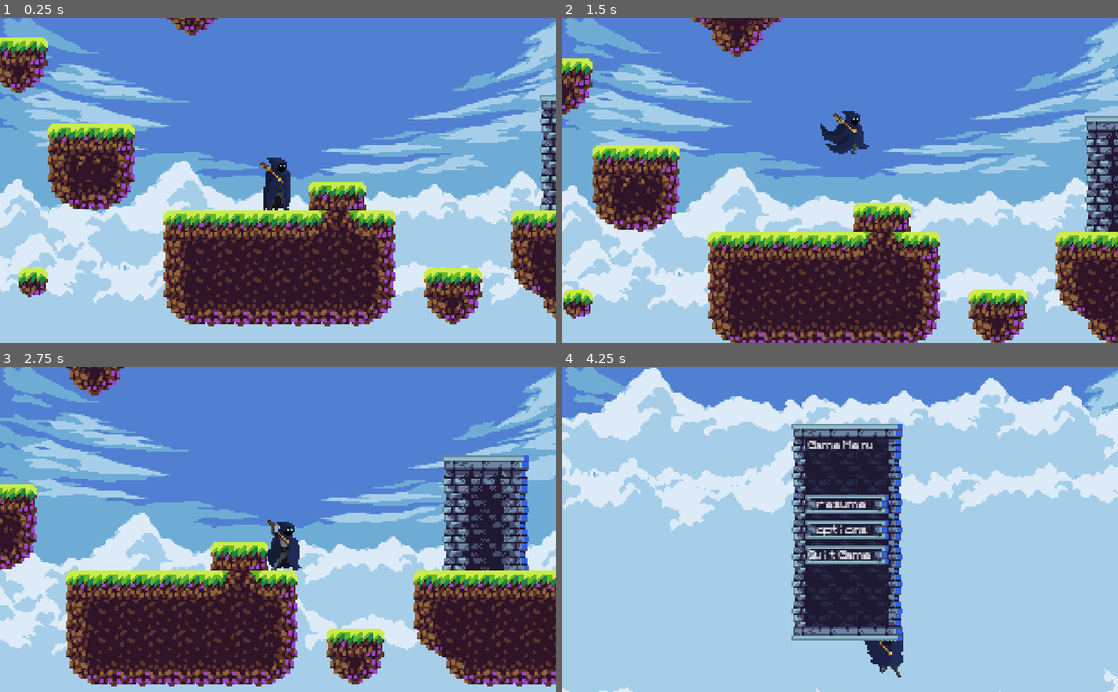
Above: before the commit, frames 1-4 (two rows, left to right).
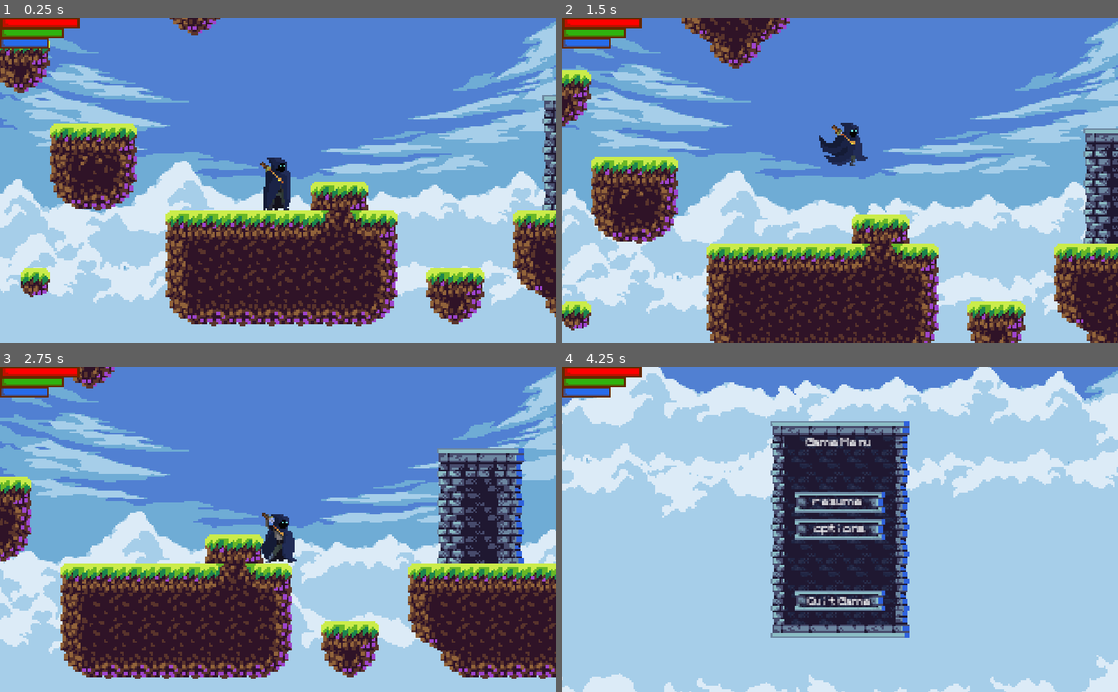
Above: after the commit, the same moments.

Repository: joaorech/Game-Project
Game: Godot game, scene res://scenes/World.tscn
Two runs of this game, one before a commit and one after it. Both use one fixed random seed, a clock stepped at 60 frames per second and the inputs below.
Inputs:
- Up to frame 1 (0.25 s): no input
- Up to frame 2 (1.5 s): hold Right (Right) from 0.53 s (still down); tap Z (Attack) at 0.6 s; tap Up (Jump) at 0.77, 0.8, 1.07, 1.35 s
- Up to frame 3 (2.75 s): tap Up (Jump) at 1.52, 1.82, 2.3 s; tap Z (Attack) at 1.55, 2.1 s; release Right (Right) at 2.03 s; hold Left (Left) from 2.03 s (still down)
- Up to frame 4 (4.25 s): release Left (Left) at 2.78 s; hold Right (Right) from 2.78 s (still down); tap Z (Attack) at 2.85 s; tap Up (Jump) at 3.02, 3.32, 3.6, 3.77, 4.07 s; tap Escape (Game Menu) at 4.15 s

The runs differ from the first frame. In frame 1, 13% of the frame differs, in the area x 0-100%, y 0-95%; in frame 2, 25%; in frame 3, 25%; in frame 4, 29%, in the area x 0-100%, y 0-100%.

Commit message:
Adapted Character Hud + started Character Sheet

Diff:
--- a/scenes/Character.tscn
+++ b/scenes/Character.tscn
@@ -1,13 +1,10 @@
-[gd_scene load_steps=24 format=2]
+[gd_scene load_steps=22 format=2]
 
 [ext_resource path="res://images/character/Rogue/Rogue-sheet.png" type="Texture" id=1]
 [ext_resource path="res://scripts/Character.gd" type="Script" id=2]
 [ext_resource path="res://images/tileset/BG1.png" type="Texture" id=3]
 [ext_resource path="res://images/tileset/BG3.png" type="Texture" id=4]
 [ext_resource path="res://images/tileset/BG2.png" type="Texture" id=5]
-[ext_resource path="res://images/Effects/hp_progress_white.png" type="Texture" id=6]
-[ext_resource path="res://images/Effects/hp_top.png" type="Texture" id=7]
-
 
 [sub_resource type="CapsuleShape2D" id=1]
 
@@ -415,7 +412,7 @@
 current = true
 zoom = Vector2( 0.3, 0.3 )
 smoothing_enabled = true
-smoothing_speed = 4.0
+smoothing_speed = 7.0
 
 [node name="CanvasLayer" type="CanvasLayer" parent="Camera2D"]
 layer = -2
@@ -499,32 +496,5 @@
 rotation = 1.5708
 shape = SubResource( 16 )
 disabled = true
-
-[node name="Hp_bar" type="TextureProgress" parent="."]
-margin_left = -14.5
-margin_top = -25.0
-margin_right = 15.5
-margin_bottom = -19.0
-value = 100.0
-texture_under = ExtResource( 6 )
-texture_over = ExtResource( 7 )
-texture_progress = ExtResource( 6 )
-tint_under = Color( 0.235294, 0.235294, 0.235294, 1 )
-tint_progress = Color( 0.188235, 0.705882, 0.0588235, 1 )
-nine_patch_stretch = true
-__meta__ = {
-"_edit_use_anchors_": false
-}
-
-[node name="Hp_bar_timer" type="Timer" parent="Hp_bar"]
-wait_time = 3.0
-one_shot = true
-
-[node name="Tween" type="Tween" parent="Hp_bar"]
-
-[node name="Hp_regen" type="Timer" parent="Hp_bar"]
-autostart = true
 [connection signal="animation_finished" from="AnimationPlayer" to="." method="_on_AnimationPlayer_animation_finished"]
 [connection signal="body_entered" from="AttackArea" to="." method="_on_AttackArea_body_entered"]
-[connection signal="timeout" from="Hp_bar/Hp_bar_timer" to="." method="_on_Hp_timer_timeout"]
-[connection signal="timeout" from="Hp_bar/Hp_regen" to="." method="_on_Hp_regen_timeout"]
--- /dev/null
+++ b/scenes/CharacterSheet.tscn
@@ -0,0 +1,35 @@
+[gd_scene load_steps=2 format=2]
+
+[ext_resource path="res://images/UI/menu_background.png" type="Texture" id=1]
+
+[node name="CharacterSheet" type="Control"]
+anchor_right = 1.0
+anchor_bottom = 1.0
+__meta__ = {
+"_edit_use_anchors_": false
+}
+
+[node name="NinePatchRect" type="NinePatchRect" parent="."]
+anchor_right = 1.0
+anchor_bottom = 1.0
+texture = ExtResource( 1 )
+patch_margin_left = 8
+patch_margin_top = 8
+patch_margin_right = 8
+patch_margin_bottom = 8
+axis_stretch_horizontal = 2
+axis_stretch_vertical = 2
+__meta__ = {
+"_edit_use_anchors_": false
+}
+
+[node name="HBoxContainer" type="HBoxContainer" parent="."]
+anchor_right = 1.0
+anchor_bottom = 1.0
+margin_left = 8.0
+margin_top = 8.0
+margin_right = -8.0
+margin_bottom = -8.0
+__meta__ = {
+"_edit_use_anchors_": false
+}
--- a/scenes/GameMenu.tscn
+++ /dev/null
@@ -1,102 +0,0 @@
-[gd_scene load_steps=4 format=2]
-
-[ext_resource path="res://images/UI/menu_background.png" type="Texture" id=1]
-[ext_resource path="res://fonts/pkm_usedfont.tres" type="DynamicFont" id=2]
-[ext_resource path="res://images/UI/button.png" type="Texture" id=3]
-
-[node name="GameMenu" type="Control"]
-margin_right = 64.0
-margin_bottom = 128.0
-rect_scale = Vector2( 3.2, 3.125 )
-__meta__ = {
-"_edit_use_anchors_": false
-}
-
-[node name="NinePatchRect" type="NinePatchRect" parent="."]
-anchor_right = 1.0
-anchor_bottom = 1.0
-texture = ExtResource( 1 )
-patch_margin_left = 8
-patch_margin_top = 8
-patch_margin_right = 8
-patch_margin_bottom = 8
-__meta__ = {
-"_edit_use_anchors_": false
-}
-
-[node name="VBoxContainer" type="VBoxContainer" parent="."]
-anchor_right = 1.0
-anchor_bottom = 1.0
-margin_left = 8.0
-margin_top = 12.0
-margin_right = -8.0
-__meta__ = {
-"_edit_use_anchors_": false
-}
-
-[node name="Label2" type="Label" parent="VBoxContainer"]
-margin_right = 48.0
-margin_bottom = 7.0
-custom_fonts/font = ExtResource( 2 )
-text = " Game Menu"
-valign = 1
-
-[node name="MarginContainer" type="MarginContainer" parent="VBoxContainer"]
-margin_top = 11.0
-margin_right = 48.0
-margin_bottom = 28.0
-rect_min_size = Vector2( 0, 17 )
-
-[node name="Resume" type="TextureButton" parent="VBoxContainer"]
-margin_top = 32.0
-margin_right = 48.0
-margin_bottom = 43.0
-texture_normal = ExtResource( 3 )
-stretch_mode = 2
-
-[node name="Label" type="Label" parent="VBoxContainer/Resume"]
-margin_right = 40.0
-margin_bottom = 14.0
-custom_fonts/font = ExtResource( 2 )
-text = "  resume"
-align = 1
-valign = 1
-__meta__ = {
-"_edit_use_anchors_": false
-}
-
-[node name="Options" type="TextureButton" parent="VBoxContainer"]
-margin_top = 47.0
-margin_right = 48.0
-margin_bottom = 58.0
-texture_normal = ExtResource( 3 )
-stretch_mode = 2
-
-[node name="Label" type="Label" parent="VBoxContainer/Options"]
-margin_right = 40.0
-margin_bottom = 14.0
-custom_fonts/font = ExtResource( 2 )
-text = " options"
-align = 1
-valign = 1
-__meta__ = {
-"_edit_use_anchors_": false
-}
-
-[node name="Quit" type="TextureButton" parent="VBoxContainer"]
-margin_top = 94.0
-margin_right = 48.0
-margin_bottom = 73.0
-texture_normal = ExtResource( 3 )
-stretch_mode = 2
-
-[node name="Label" type="Label" parent="VBoxContainer/Quit"]
-margin_right = 40.0
-margin_bottom = 14.0
-custom_fonts/font = ExtResource( 2 )
-text = "Quit Game"
-align = 1
-valign = 1
-__meta__ = {
-"_edit_use_anchors_": false
-}
--- a/scenes/Skeleton.tscn
+++ b/scenes/Skeleton.tscn
@@ -8,7 +8,6 @@
 [ext_resource path="res://images/Effects/hp_top.png" type="Texture" id=6]
 [ext_resource path="res://images/character/Skeleton/Skeleton Walk.png" type="Texture" id=7]
 [ext_resource path="res://images/character/Skeleton/Skeleton Attack.png" type="Texture" id=8]
-
 
 [sub_resource type="RectangleShape2D" id=1]
 extents = Vector2( 7.56525, 16 )
@@ -227,6 +226,7 @@
 shape = SubResource( 1 )
 
 [node name="Attack" type="CollisionShape2D" parent="AttackArea"]
+visible = false
 position = Vector2( 0, 12 )
 shape = SubResource( 8 )
 disabled = true
--- a/scenes/TileSet.tscn
+++ b/scenes/TileSet.tscn
@@ -2,8 +2,6 @@
 
 [ext_resource path="res://scenes/Tileset2.tres" type="TileSet" id=1]
 [ext_resource path="res://scenes/Tileset.tres" type="TileSet" id=2]
-
-
 
 [node name="TileSet" type="Node2D"]
 
--- a/scenes/World.tscn
+++ b/scenes/World.tscn
@@ -1,15 +1,20 @@
-[gd_scene load_steps=5 format=2]
+[gd_scene load_steps=11 format=2]
 
 [ext_resource path="res://scenes/Character.tscn" type="PackedScene" id=1]
 [ext_resource path="res://scenes/Skeleton.tscn" type="PackedScene" id=2]
 [ext_resource path="res://scenes/TileSet.tscn" type="PackedScene" id=3]
-[ext_resource path="res://scenes/GameMenu.tscn" type="PackedScene" id=4]
+[ext_resource path="res://fonts/pkm_usedfont.tres" type="DynamicFont" id=4]
+[ext_resource path="res://images/UI/menu_background.png" type="Texture" id=5]
+[ext_resource path="res://images/UI/button.png" type="Texture" id=6]
+[ext_resource path="res://scripts/GUI.gd" type="Script" id=7]
+[ext_resource path="res://images/UI/button_pressed.png" type="Texture" id=8]
+[ext_resource path="res://images/Effects/hp_progress_white.png" type="Texture" id=9]
+[ext_resource path="res://images/Effects/hp_top.png" type="Texture" id=10]
 
 [node name="World" type="Node2D"]
-position = Vector2( -1.04401, 0.399002 )
 
 [node name="Character" parent="." instance=ExtResource( 1 )]
-position = Vector2( 351.281, 239.384 )
+position = Vector2( 350.04, 239.533 )
 z_index = 1
 
 [node name="TileSet" parent="." instance=ExtResource( 3 )]
@@ -27,14 +32,214 @@
 position = Vector2( 252.816, 1328.68 )
 
 [node name="GUI" type="CanvasLayer" parent="."]
-
-[node name="GameMenu" parent="GUI" instance=ExtResource( 4 )]
+script = ExtResource( 7 )
+
+[node name="GameMenu" type="Control" parent="GUI"]
 visible = false
-anchor_left = 0.413
-anchor_top = 0.176
-anchor_right = 0.413
-anchor_bottom = 0.176
-margin_left = -0.256927
-margin_top = -0.202568
-margin_right = 63.7431
-margin_bottom = 127.797
+anchor_left = 0.5
+anchor_top = 0.5
+anchor_right = 0.5
+anchor_bottom = 0.5
+margin_left = -40.0
+margin_top = -64.0
+margin_right = 40.0
+margin_bottom = 64.0
+rect_scale = Vector2( 3.2, 3.125 )
+rect_pivot_offset = Vector2( 40, 64 )
+__meta__ = {
+"_edit_use_anchors_": false
+}
+
+[node name="NinePatchRect" type="NinePatchRect" parent="GUI/GameMenu"]
+anchor_right = 1.0
+anchor_bottom = 1.0
+texture = ExtResource( 5 )
+patch_margin_left = 8
+patch_margin_top = 8
+patch_margin_right = 8
+patch_margin_bottom = 8
+axis_stretch_horizontal = 1
+axis_stretch_vertical = 2
+__meta__ = {
+"_edit_use_anchors_": false
+}
+
+[node name="VBoxContainer" type="VBoxContainer" parent="GUI/GameMenu"]
+anchor_right = 1.0
+anchor_bottom = 1.0
+margin_left = 14.0
+margin_top = 12.0
+margin_right = -14.0
+margin_bottom = -12.0
+__meta__ = {
+"_edit_use_anchors_": false
+}
+
+[node name="GameMenu" type="Label" parent="GUI/GameMenu/VBoxContainer"]
+margin_right = 52.0
+margin_bottom = 7.0
+custom_fonts/font = ExtResource( 4 )
+text = "Game Menu"
+align = 1
+valign = 1
+
+[node name="MarginContainer" type="MarginContainer" parent="GUI/GameMenu/VBoxContainer"]
+margin_top = 11.0
+margin_right = 52.0
+margin_bottom = 28.0
+rect_min_size = Vector2( 0, 17 )
+
+[node name="Resume" type="TextureButton" parent="GUI/GameMenu/VBoxContainer"]
+margin_top = 32.0
+margin_right = 52.0
+margin_bottom = 44.0
+texture_normal = ExtResource( 6 )
+texture_pressed = ExtResource( 8 )
+
+[node name="Label" type="Label" parent="GUI/GameMenu/VBoxContainer/Resume"]
+anchor_right = 1.0
+anchor_bottom = 1.0
+margin_left = -1.0
+margin_top = 1.0
+margin_right = -1.0
+margin_bottom = 1.0
+custom_fonts/font = ExtResource( 4 )
+text = "resume"
+align = 1
+valign = 1
+__meta__ = {
+"_edit_use_anchors_": false
+}
+
+[node name="Options" type="TextureButton" parent="GUI/GameMenu/VBoxContainer"]
+margin_top = 48.0
+margin_right = 52.0
+margin_bottom = 60.0
+texture_normal = ExtResource( 6 )
+texture_pressed = ExtResource( 8 )
+
+[node name="Label" type="Label" parent="GUI/GameMenu/VBoxContainer/Options"]
+anchor_right = 1.0
+anchor_bottom = 1.0
+margin_top = 1.0
+margin_bottom = 1.0
+custom_fonts/font = ExtResource( 4 )
+text = "options"
+align = 1
+valign = 1
+__meta__ = {
+"_edit_use_anchors_": false
+}
+
+[node name="MarginContainer2" type="MarginContainer" parent="GUI/GameMenu/VBoxContainer"]
+margin_top = 64.0
+margin_right = 52.0
+margin_bottom = 86.0
+rect_min_size = Vector2( 0, 22 )
+
+[node name="QuitGame" type="TextureButton" parent="GUI/GameMenu/VBoxContainer"]
+margin_top = 90.0
+margin_right = 52.0
+margin_bottom = 102.0
+texture_normal = ExtResource( 6 )
+texture_pressed = ExtResource( 8 )
+__meta__ = {
+"_edit_use_anchors_": false
+}
+
+[node name="Label" type="Label" parent="GUI/GameMenu/VBoxContainer/QuitGame"]
+anchor_right = 1.0
+anchor_bottom = 1.0
+margin_top = 2.0
+margin_bottom = 2.0
+custom_fonts/font = ExtResource( 4 )
+text = "Quit Game"
+align = 1
+valign = 1
+__meta__ = {
+"_edit_use_anchors_": false
+}
+
+[node name="CharacterHud" type="Control" parent="GUI"]
+margin_right = 46.0
+margin_bottom = 18.0
+rect_scale = Vector2( 3.2, 3.125 )
+__meta__ = {
+"_edit_use_anchors_": false
+}
+
+[node name="Hp_bar" type="TextureProgress" parent="GUI/CharacterHud"]
+margin_right = 46.0
+margin_bottom = 6.0
+rect_min_size = Vector2( 46, 6 )
+value = 100.0
+texture_under = ExtResource( 9 )
+texture_over = ExtResource( 10 )
+texture_progress = ExtResource( 9 )
+tint_under = Color( 0.235294, 0.235294, 0.235294, 1 )
+tint_progress = Color( 1, 0, 0, 1 )
+nine_patch_stretch = true
+__meta__ = {
+"_edit_use_anchors_": false
+}
+
+[node name="Hp_bar_timer" type="Timer" parent="GUI/CharacterHud/Hp_bar"]
+wait_time = 3.0
+one_shot = true
+
+[node name="Tween" type="Tween" parent="GUI/CharacterHud/Hp_bar"]
+
+[node name="Hp_regen" type="Timer" parent="GUI/CharacterHud/Hp_bar"]
+autostart = true
+
+[node name="Energy_bar" type="TextureProgress" parent="GUI/CharacterHud"]
+margin_top = 6.0
+margin_right = 37.0
+margin_bottom = 12.0
+rect_min_size = Vector2( 0, 6 )
+value = 100.0
+texture_under = ExtResource( 9 )
+texture_over = ExtResource( 10 )
+texture_progress = ExtResource( 9 )
+tint_under = Color( 0.235294, 0.235294, 0.235294, 1 )
+tint_progress = Color( 0.188235, 0.705882, 0.0588235, 1 )
+nine_patch_stretch = true
+__meta__ = {
+"_edit_use_anchors_": false
+}
+
+[node name="Energy_bar_timer" type="Timer" parent="GUI/CharacterHud/Energy_bar"]
+wait_time = 3.0
+one_shot = true
+
+[node name="Tween" type="Tween" parent="GUI/CharacterHud/Energy_bar"]
+
+[node name="Energy_regen" type="Timer" parent="GUI/CharacterHud/Energy_bar"]
+autostart = true
+
+[node name="Mana_bar" type="TextureProgress" parent="GUI/CharacterHud"]
+margin_top = 12.0
+margin_right = 28.0
+margin_bottom = 18.0
+rect_min_size = Vector2( 0, 6 )
+value = 100.0
+texture_under = ExtResource( 9 )
+texture_over = ExtResource( 10 )
+texture_progress = ExtResource( 9 )
+tint_under = Color( 0.235294, 0.235294, 0.235294, 1 )
+tint_progress = Color( 0.156863, 0.423529, 0.921569, 1 )
+nine_patch_stretch = true
+__meta__ = {
+"_edit_use_anchors_": false
+}
+
+[node name="Mana_bar_timer" type="Timer" parent="GUI/CharacterHud/Mana_bar"]
+wait_time = 3.0
+one_shot = true
+
+[node name="Tween" type="Tween" parent="GUI/CharacterHud/Mana_bar"]
+
+[node name="Mana_regen" type="Timer" parent="GUI/CharacterHud/Mana_bar"]
+autostart = true
+[connection signal="pressed" from="GUI/GameMenu/VBoxContainer/Resume" to="GUI" method="_on_Resume_pressed"]
+[connection signal="pressed" from="GUI/GameMenu/VBoxContainer/QuitGame" to="GUI" method="_on_QuitGame_pressed"]
--- a/scripts/Character.gd
+++ b/scripts/Character.gd
@@ -1,8 +1,19 @@
 extends KinematicBody2D
 
-onready var hp_bar = get_node("Hp_bar")
-onready var hp_timer = get_node("Hp_bar/Hp_bar_timer")
-onready var hp_tween = get_node("Hp_bar/Tween")
+onready var hp_bar = get_parent().get_node("GUI/CharacterHud/Hp_bar")
+onready var hp_timer = get_parent().get_node("GUI/CharacterHud/Hp_bar/Hp_bar_timer")
+onready var hp_tween = get_parent().get_node("GUI/CharacterHud/Hp_bar/Tween")
+
+onready var energy_bar = get_parent().get_node("GUI/CharacterHud/Energy_bar")
+onready var energy_timer = get_parent().get_node("GUI/CharacterHud/Energy_bar/Energy_bar_timer")
+onready var energy_tween = get_parent().get_node("GUI/CharacterHud/Energy_bar/Tween")
+
+onready var mana_bar = get_parent().get_node("GUI/CharacterHud/Mana_bar")
+onready var mana_timer = get_parent().get_node("GUI/CharacterHud/Mana_bar/Mana_bar_timer")
+onready var mana_tween = get_parent().get_node("GUI/CharacterHud/Mana_bar/Tween")
+
+onready var gui = get_parent().get_node("GUI")
+
 
 var up = Vector2(0, -1)
 var gravity = 20
@@ -24,6 +35,15 @@
 var currenthealth
 var hp_percentage
 var hurted = false
+var dead = false
+
+var maxenergy = 100
+var currentenergy
+var energy_percentage
+
+var maxmana = 100
+var currentmana
+var mana_percentage
 
 var dashing = false
 
@@ -31,11 +51,23 @@
 
 
 func _ready():
+	add_to_group("Players")
+
 	currenthealth = maxhealth
-	add_to_group("Players")
 	hpBarUpdate()
-	hp_bar.hide()
-
+
+	currentenergy = maxenergy
+	energyBarUpdate()
+
+	currentmana = maxmana
+	manaBarUpdate()
+
+
+func _process(delta):
+	if Input.is_action_just_pressed("Game Menu"):
+		gui.game_menu_on = true
+	if dead:
+		get_parent().get_tree().change_scene("res://scenes/World.tscn")
 
 
 # warning-ignore:unused_argument
@@ -46,62 +78,60 @@
 	else:
 		$Sprite.scale.x = 1
 
-	motion.y += gravity
-	if motion.y > maxfallspeed:
-		motion.y = maxfallspeed
-
-	if !attacking && !hurted && !dashing:
-		motion.x = clamp(motion.x, -maxspeed, maxspeed)
-	else:
-		motion.x = clamp(motion.x, -dashspeed, dashspeed)
-
-
-	if Input.is_action_pressed("Right") && !attacking && !hurted && !dashing:
-		motion.x += accel
-		facing_right = true
-		$AnimationPlayer.play("Walk")
-	elif Input.is_action_pressed("Left") && !attacking && !hurted && !dashing:
-		motion.x -= accel
-		facing_right = false
-		$AnimationPlayer.play("Walk")
-	elif !attacking && !hurted && !dashing:
-		motion.x = lerp(motion.x, 0, 0.15)
-		$AnimationPlayer.play("Idle")
-	else:
-		motion.x = lerp(motion.x, 0, 0.3)
-
-	if is_on_floor():
-		if Input.is_action_just_pressed("Jump") && !attacking && !hurted:
-			motion.y = -jumpforce
-			motion.x = lerp(motion.x, 0, 0.2)
-
-	if !is_on_floor() && !attacking && !hurted && !dashing:
-		if motion.y > 1:
-			$AnimationPlayer.play("Fall")
-		elif motion.y < 0:
-			$AnimationPlayer.play("Jump")
-
-	if Input.is_action_just_pressed("Attack") && attackcombo == 1 && !hurted && !dashing:
-		attacking = true
-		$AnimationPlayer.play("Attack")
-		attackcombo += 1
-	elif Input.is_action_just_pressed("Attack") && attackcombo == 2 && !hurted && !dashing:
-		attacking = true
-		$AnimationPlayer.queue("Attack 2")
-		attackcombo += 1
-	elif Input.is_action_just_pressed("Attack") && attackcombo == 3 && !hurted && !dashing:
-		attacking = true
-		$AnimationPlayer.queue("Attack 3")
-		attackcombo = 0
-
-	if Input.is_action_just_pressed("Dash Forward") && !hurted && !attacking:
-		dashing = true
-		$AnimationPlayer.play("Dash Forward")
-
-	if Input.is_action_just_pressed("Game Menu"):
-		get_parent().get_node("GUI/GameMenu").show()
-
-	motion = move_and_slide(motion, up)
+	if !gui.game_menu_on:
+		motion.y += gravity
+		if motion.y > maxfallspeed:
+			motion.y = maxfallspeed
+
+		if !attacking && !hurted && !dashing:
+			motion.x = clamp(motion.x, -maxspeed, maxspeed)
+		else:
+			motion.x = clamp(motion.x, -dashspeed, dashspeed)
+
+
+		if Input.is_action_pressed("Right") && !attacking && !hurted && !dashing:
+			motion.x += accel
+			facing_right = true
+			$AnimationPlayer.play("Walk")
+		elif Input.is_action_pressed("Left") && !attacking && !hurted && !dashing:
+			motion.x -= accel
+			facing_right = false
+			$AnimationPlayer.play("Walk")
+		elif !attacking && !hurted && !dashing:
+			motion.x = lerp(motion.x, 0, 0.15)
+			$AnimationPlayer.play("Idle")
+		else:
+			motion.x = lerp(motion.x, 0, 0.3)
+
+		if is_on_floor():
+			if Input.is_action_just_pressed("Jump") && !attacking && !hurted:
+				motion.y = -jumpforce
+				motion.x = lerp(motion.x, 0, 0.2)
+
+		if !is_on_floor() && !attacking && !hurted && !dashing:
+			if motion.y > 1:
+				$AnimationPlayer.play("Fall")
+			elif motion.y < 0:
+				$AnimationPlayer.play("Jump")
+
+		if Input.is_action_just_pressed("Attack") && attackcombo == 1 && !hurted && !dashing:
+			attacking = true
+			$AnimationPlayer.play("Attack")
+			attackcombo += 1
+		elif Input.is_action_just_pressed("Attack") && attackcombo == 2 && !hurted && !dashing:
+			attacking = true
+			$AnimationPlayer.queue("Attack 2")
+			attackcombo += 1
+		elif Input.is_action_just_pressed("Attack") && attackcombo == 3 && !hurted && !dashing:
+			attacking = true
+			$AnimationPlayer.queue("Attack 3")
+			attackcombo = 0
+
+		if Input.is_action_just_pressed("Dash Forward") && !hurted && !attacking:
+			dashing = true
+			$AnimationPlayer.play("Dash Forward")
+
+		motion = move_and_slide(motion, up)
 
 
 
@@ -148,11 +178,14 @@
 	currenthealth -= damage
 	currenthealth = clamp(currenthealth, 0, maxhealth)
 	hpBarUpdate()
-	hurted = true
-	if direction.x == 1:
-		$AnimationPlayer.play("Hurt Right")
-	elif direction.x == -1:
-		$AnimationPlayer.play("Hurt Left")
+	if currenthealth <= 0:
+		dead = true
+	else:
+		hurted = true
+		if direction.x == 1:
+			$AnimationPlayer.play("Hurt Right")
+		elif direction.x == -1:
+			$AnimationPlayer.play("Hurt Left")
 
 
 
@@ -161,13 +194,25 @@
 	hp_percentage = int((float(currenthealth)/maxhealth)*100)
 	hp_tween.interpolate_property(hp_bar, 'value', hp_bar.value, hp_percentage, 0.1, Tween.TRANS_LINEAR, Tween.EASE_IN, 0.2)
 	hp_tween.start()
-	if hp_percentage > 60:
-		hp_bar.set_tint_progress("14e114") #Green
-	elif hp_percentage <= 60 and hp_percentage > 25:
-		hp_bar.set_tint_progress("ffd800") #Yellow
-	else:
-		hp_bar.set_tint_progress("ff0000") #Red
 	hp_timer.start()
+
+
+
+func energyBarUpdate():
+	energy_bar.show()
+	energy_percentage = int((float(currentenergy)/maxenergy)*100)
+	energy_tween.interpolate_property(energy_bar, 'value', energy_bar.value, energy_percentage, 0.1, Tween.TRANS_LINEAR, Tween.EASE_IN, 0.2)
+	energy_tween.start()
+	energy_timer.start()
+
+
+
+func manaBarUpdate():
+	mana_bar.show()
+	mana_percentage = int((float(currentmana)/maxmana)*100)
+	mana_tween.interpolate_property(mana_bar, 'value', mana_bar.value, mana_percentage, 0.1, Tween.TRANS_LINEAR, Tween.EASE_IN, 0.2)
+	mana_tween.start()
+	mana_timer.start()
 
 
 
@@ -205,12 +250,30 @@
 
 
 
-func _on_Hp_timer_timeout():
+func _on_Hp_bar_timer_timeout():
 	hp_bar.hide()
-
-
 
 func _on_Hp_regen_timeout():
 	if hp_percentage != 100:
 		currenthealth += 1
 		hpBarUpdate()
+
+
+
+func _on_Energy_bar_timer_timeout():
+	energy_bar.hide()
+
+func _on_Energy_regen_timeout():
+	if energy_percentage != 100:
+		currentenergy += 15
+		energyBarUpdate()
+
+
+
+func _on_Mana_bar_timer_timeout():
+	mana_bar.hide()
+
+func _on_Mana_regen_timeout():
+	if mana_percentage != 100:
+		currentmana += 1
+		manaBarUpdate()
--- /dev/null
+++ b/scripts/GUI.gd
@@ -0,0 +1,23 @@
+extends CanvasLayer
+
+onready var gameMenu = get_node("GameMenu")
+
+var game_menu_on = false
+
+func _ready():
+	get_node("GameMenu").hide()
+
+
+func _process(delta):
+	if game_menu_on:
+		gameMenu.show()
+	else:
+		gameMenu.hide()
+
+
+func _on_Resume_pressed():
+	game_menu_on = false
+
+
+func _on_QuitGame_pressed():
+	get_tree().quit()
--- a/scripts/Skeleton.gd
+++ b/scripts/Skeleton.gd
@@ -3,7 +3,11 @@
 onready var hp_bar = get_node("Hp_bar")
 onready var hp_timer = get_node("Hp_bar/Hpbar timer")
 onready var hp_tween = get_node("Hp_bar/Tween")
+
 onready var player = get_parent().get_node("Character")
+
+onready var gui = get_parent().get_node("GUI")
+
 
 var rng = RandomNumberGenerator.new()
 
@@ -47,40 +51,47 @@
 # warning-ignore:unused_argument
 func _process(delta):
 	facing()
-	if previous_state == "Dead":
-		state = "Dead"
-	match state:
-		"Idle":
-			idleLoop()
-			moveAnimation()
-		"Dead":
-			deadLoop()
-		"Hurt":
-			hurtLoop()
-		"Pursue":
-			pursueLoop()
-			moveAnimation()
-		"Reviving":
-			pass
-
+	if !gui.game_menu_on:
+		$AnimationPlayer.play()
+		if previous_state == "Dead":
+			state = "Dead"
+		match state:
+			"Idle":
+				idleLoop()
+				moveAnimation()
+			"Dead":
+				deadLoop()
+			"Hurt":
+				hurtLoop()
+			"Pursue":
+				pursueLoop()
+				moveAnimation()
+			"Reviving":
+				pass
+	else:
+		$AnimationPlayer.stop()
 
 
 # warning-ignore:unused_argument
 func _physics_process(delta):
-	if gravity_on:
-		gravity()
-
-	motion.x += move_direction.x*accel
-
-	if motion.x <= 1.5 and motion.x >= -1.5:
-		steady = true
-	else:
-		steady = false
-
-	if state != "Hurt":
-		motion.x = clamp(motion.x, -maxspeed, maxspeed)
-	motion = move_and_slide(motion, Vector2(0, -1), false, 1)
-	motion.x = lerp(motion.x, 0, 0.15)
+	if gui.game_menu_on:
+		motion.x = 0
+		motion.y = 0
+	else:
+		if gravity_on:
+			gravity()
+
+		motion.x += move_direction.x*accel
+
+		if motion.x <= 1.5 and motion.x >= -1.5:
+			steady = true
+		else:
+			steady = false
+
+		if state != "Hurt":
+			motion.x = clamp(motion.x, -maxspeed, maxspeed)
+		motion = move_and_slide(motion, Vector2(0, -1), false, 1)
+		motion.x = lerp(motion.x, 0, 0.15)
 
 
 
Binary file changed: images/UI/button.png
Binary file added: images/UI/button_pressed.png
Not shown, added: images/UI/button_pressed.png.import
